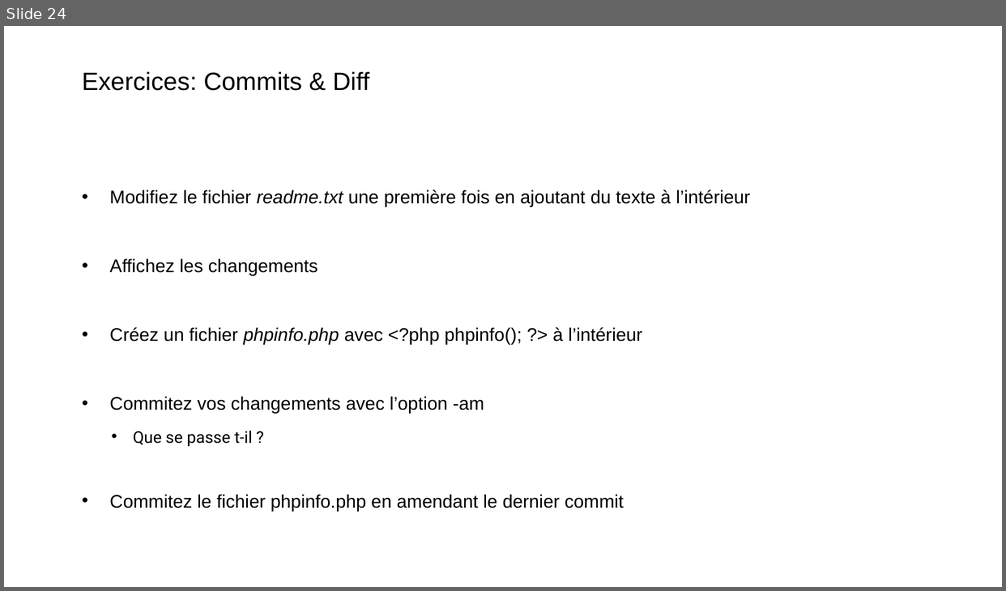
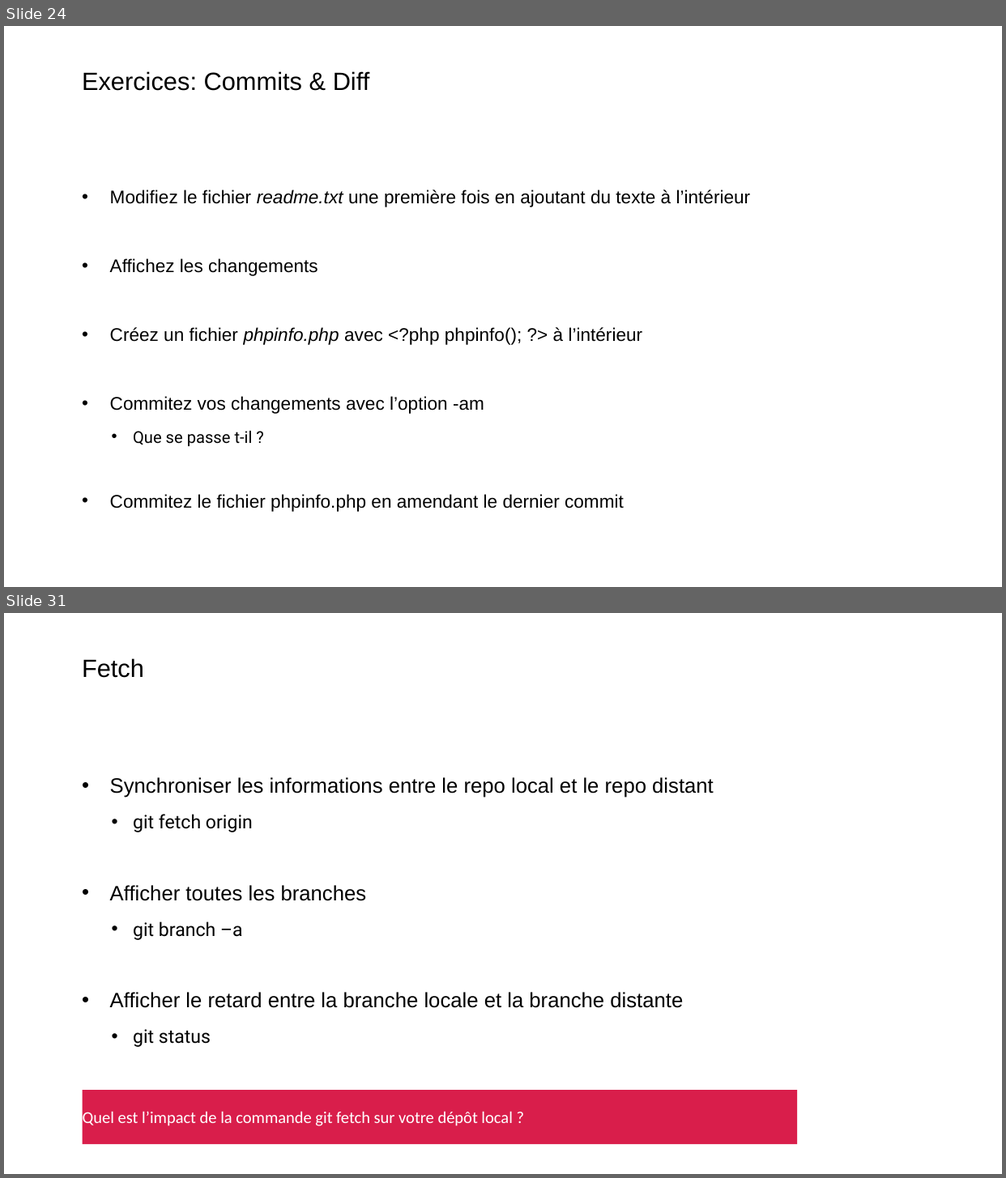
Before and after one commit to Xaviou1003/formation-git, a slide deck: Formation Git - basique.pptx. Shown one above the other, each under a label of ours: slide 24 before the commit, slides 24 and 31 after it; the slides between them are not shown. The pictures are 1006x591 and 1006x1178 pixels, drawn with LibreOffice and Linux fonts; fonts in the diff are those of the drawing; background and template pictures are left out. Boxes give left, top, right and bottom in pixels: in the first picture for what was removed or moved away, otherwise in the second. Text is boxed around its words. In the diff, an @@ line names an element or a change of style, - is before the commit and + after.

```diff
--- a/Formation Git - basique.pptx
+++ b/Formation Git - basique.pptx
@@ slide 31 added at (4, 613, 1002, 1174), background picture (left out) @@
@@ title added at (82, 658, 144, 678), 24 pt, text #000000 @@
+Fetch
@@ text added at (110, 777, 714, 1047), 20 pt, text #000000 @@
+• Synchroniser les informations entre le repo local et le repo distant
+  • git fetch origin
+• Afficher toutes les branches
+  • git branch –a
+• Afficher le retard entre la branche locale et la branche distante
+  • git status
@@ rectangle added at (83, 1091, 798, 1145), fill #D91E4B, 16 pt, text #FFFFFF @@
+Quel est l’impact de la commande git fetch sur votre dépôt local ?
```
Also in this commit, not shown: 2 slides changed, 21 other slides added, 3 other files.
